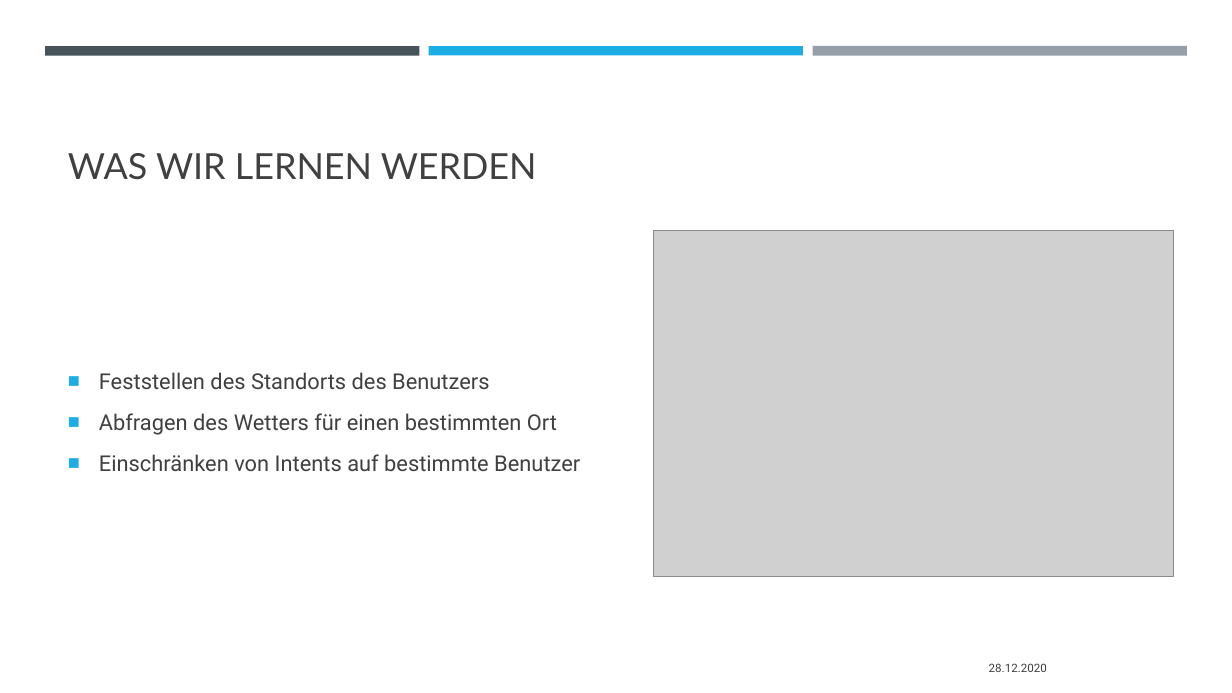
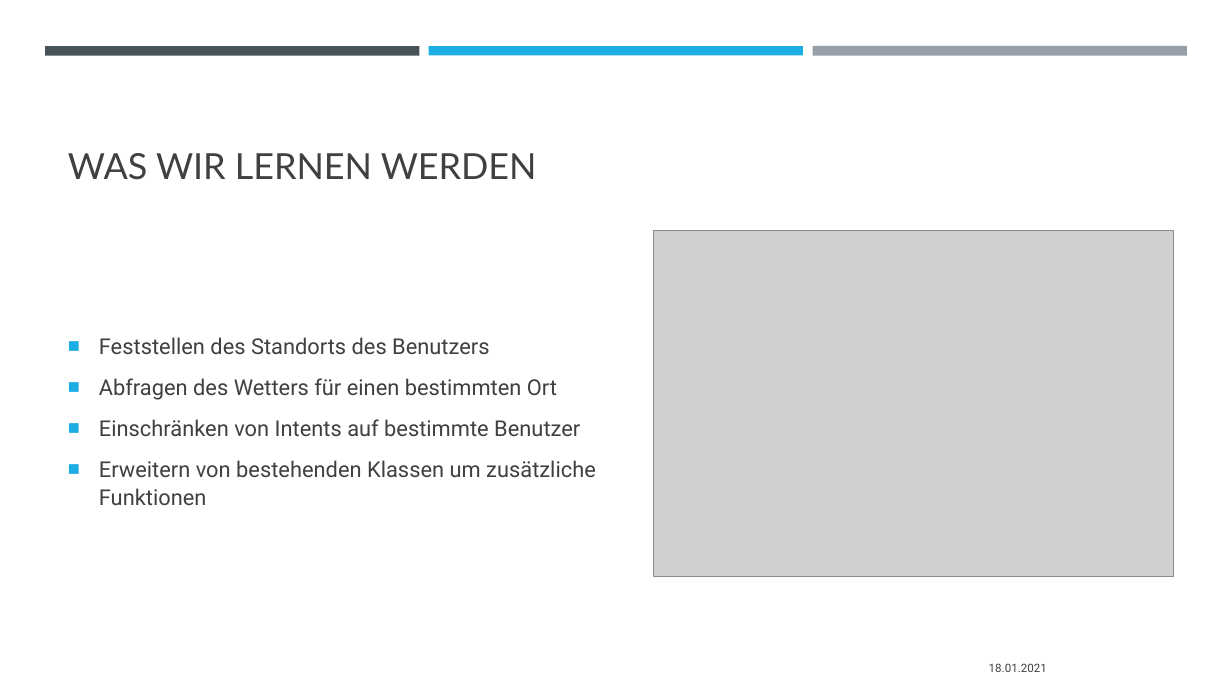
Before and after one commit to padmalcom/AISpeechAssistant, a slide deck: slide 2 of slides/10_f_weather.pptx. Drawn at 1232x693 pixels with LibreOffice and Linux fonts; fonts in the diff are those of the drawing; grey boxes stand for pictures. Boxes give left, top, right and bottom in pixels: in the first picture for what was removed or moved away, otherwise in the second. Text is boxed around its words. In the diff, an @@ line names an element or a change of style, - is before the commit and + after.

```diff
--- a/slides/10_f_weather.pptx
+++ b/slides/10_f_weather.pptx
@@ text at bbox=[99, 460, 596, 505]: paragraph added @@
+■ Erweitern von bestehenden Klassen um zusätzliche Funktionen
@@ text at bbox=[989, 663, 1047, 672]: text changed @@
-28.12.2020
+18.01.2021
```
Also in this commit, not shown: 1 other slide changed, 5 other files.
